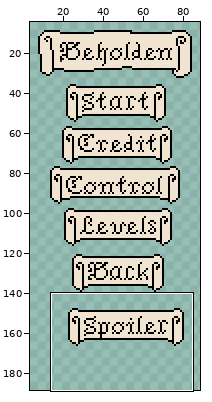
Two states of a pixel-art file, puzzle-platformer-game-jam/assets/Title/button_template.aseprite. The picture above shows the old version from afar; the outline marks the close-up.
Close-up. Before the commit:
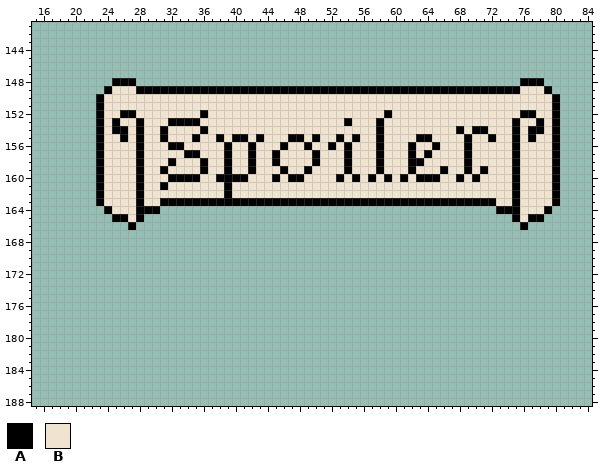
256x256 pixels, 1 frame. Shown: x 15..84, y 141..188. The old version is drawn lined up with the new one. The wide view leaves out empty margins.
Palette (. is transparent): A #000000  B #f0e4d1
Pixels before (only the part around the change), first column x 15:
141 ......................................................................
142 ......................................................................
143 ......................................................................
144 ......................................................................
145 ......................................................................
146 ......................................................................
147 ......................................................................
148 ..........AAA................................................AAA......
149 .........ABBBAAAAAAAAAAAAAAAAAAAAAAAAAAAAAAAAAAAAAAAAAAAAAAAABBBA.....
150 ........ABBBBBBBBBBBBBBBBBBBBBBBBBBBBBBBBBBBBBBBBBBBBBBBBBBBBBBBBA....
151 ........ABBBBBBBBBBBBBBBBBBBBBBBBBBBBBBBBBBBBBBBBBBBBBBBBBBBBBBBBA....
152 ........ABBAABBBBBBBBABBBBBBBBBBBBBBBBBBBBBBABBBBBBBBBBBBBBBBAABBA....
153 ........ABABBABBBAAAABBBBBBBBBBBBBBBBBBABBBABBBBBBBBBBBBBBBBABBABA....
154 ........ABAABABBABBBBABBBBBBBBBBBBBBBBBBBBBABBBBBBBBBABAABBBABAABA....
155 ........ABBABABBABBBABBABAABABBBAABABBABABBABBBBAABBBBABBABBABABBA....
156 ........ABBBBABBBAABBBBBABBABBBABBABBABABBBABBBABBABBBABBBBBABBBBA....
157 ........ABBBBABBBBBAABBBABBABBABBBBABBBABBBABBBABABBBBABBBBBABBBBA....
158 ........ABBBBABBBABBBABBABBABBABBBBABBBABBBABBBAABBBBBABBBBBABBBBA....
159 ........ABBBBABBABBBBABBABBABBBABBABBBBABBBABBBABBBABBABABBBABBBBA....
160 ........ABBBBABBBAAAABBAAAABBBABAABBBBABABABABABAAABBABABBBBABBBBA....
161 ........ABBBBABBABBBBBBBABBBBBBBBBBBBBBBBBBBBBBBBBBBBBBBBBBBABBBBA....
162 ........ABBBBABBBBBBBBBBABBBBBBBBBBBBBBBBBBBBBBBBBBBBBBBBBBBABBBBA....
163 ........ABBBBABBAAAAAAAAAAAAAAAAAAAAAAAAAAAAAAAAAAAAAAAAAABBABBBBA....
164 .........ABBBAAA..........................................AAABBBA.....
165 ..........AABA..............................................ABAA......
166 ............A................................................A........
167 ......................................................................
168 ......................................................................
169 ......................................................................
170 ......................................................................
171 ......................................................................
172 ......................................................................
173 ......................................................................
174 ......................................................................
175 ......................................................................
176 ......................................................................
177 ......................................................................
178 ......................................................................
179 ......................................................................
180 ......................................................................
181 ......................................................................
182 ......................................................................
183 ......................................................................
184 ......................................................................
185 ......................................................................
186 ......................................................................
187 ......................................................................
188 ......................................................................
Now the later version:
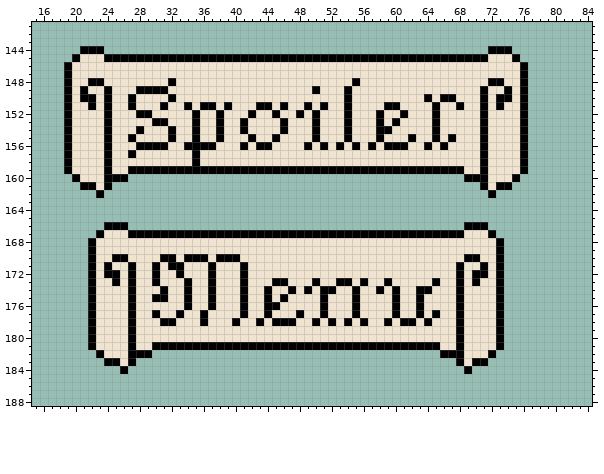
From old to new:
whole drawing moved by -79,-10 (the old picture is shown already moved)
Changed rows in their new state; - is an unchanged pixel.
first column x 19:
144 --AAA------------------------------------------------AAA------
145 -ABBBAAAAAAAAAAAAAAAAAAAAAAAAAAAAAAAAAAAAAAAAAAAAAAAABBBA-----
146 ABBBBBBBBBBBBBBBBBBBBBBBBBBBBBBBBBBBBBBBBBBBBBBBBBBBBBBBBA----
147 ABBBBBBBBBBBBBBBBBBBBBBBBBBBBBBBBBBBBBBBBBBBBBBBBBBBBBBBBA----
148 ABBAABBBBBBBBABBBBBBBBBBBBBBBBBBBBBBABBBBBBBBBBBBBBBBAABB-..--
149 ABABB--------BBBBBBBBBBBBBBBBBB-BBB-BBBBBBBBBBBBBBBB-BB-BA...-
150 ABAABA--A----A---------------------A---------A-AA---A-AA-A....
151 ABBABA--A---A--A-AA-A---AA-A--A-A--A----AA----A--A--A-A--A....
152 ABBBBA-BBAA-----AB-A---A--A--A-A---A---AB-A---A-----A-----....
153 ABBBBAB--B-AABBB---A--A----A---A---------A----A-----A---BA....
154 ABBBBABB----BA--AB-A--A----A---A---A----A-----A--B-B----BA....
155 ABBBBA-BAB--BA-------BBAB-A-BB----BAB------ABBA-A-B-AB--BA....
156 ABBBBA----AAABBAAAA-B-ABAA-B----ABABA-ABAAAB-ABA--B-A---BA....
157 ABBBBA--AB-----B----B--B--B----B---B---B---B-B----B-A---BA....
158 ABBBBA---B---B--AB--B--B--B----B---B---B---BB-----B-A---BA....
159 ABBBBA--A-AA-AAAA-AA-AA-AAA-AA-AAAA-AAA-AAA-AAA-AAB-----BA....
160 -ABBBAAA..........................................A-A----.....
161 --AABA..............................................A-AA......
162 -----................................................A........
163 ----..........................................................
164 -----.......------------------------------------------.......-
165 ------....----------------------------------------------....--
166 -----AAA.-----------------------------------------AAA----.----
167 ----ABBBAAAAAAAAAAAAAAAAAAAAAAAAAAAAAAAAAAAAAAAAAABBBA--------
168 ---ABBBBBBBBBBBBBBBBBBBBBBBBBBBBBBBBBBBBBBBBBBBBBBBBBBA-------
169 ---ABBBBBBBBBBBBBBBBBBBBBBBBBBBBBBBBBBBBBBBBBBBBBBBBBBA-------
170 ---ABBAABBBBAABAAABAAABBBBBBBBBBBBBBBBBBBBBBBBBBBBAABBA-------
171 ---ABABBABBABAABBBABBBABBBBBBBBBBBBBBBBBBBBBBBBBBABBABA-------
172 ---ABAABABBABBABBBABBBABBBBBBBBBBBBBBBBBBBBBBBBBBABAABA-------
173 ---ABBABABBABBBABBABBBABBBAABBBABBAABABBABBBBBABBABABBA-------
174 ---ABBBBABBBABBABBABBBABBABBABABAABBABBABABBAABBBABBBBA-------
175 ---ABBBBABBAABBABBABBBABBABABBBBABBBABBBBABBABBBBABBBBA-------
176 ---ABBBBABBBBBBABBABBBABBAABBBBBABBBABBBBABBABBBBABBBBA-------
177 ---ABBBBABBABBABBABBBBABBABBBABBABBBABBBBABBABABBABBBBA-------
178 ---ABBBBABBBAABBBABBBABBABAAABBABABABABBABAABABBBABBBBA-------
179 ---ABBBBABBBBBBBBBBBBBBBBBBBBBBBBBBBBBBBBBBBBBBBBABBBBA-------
180 ---ABBBBABBBBBBBBBBBBBBBBBBBBBBBBBBBBBBBBBBBBBBBBABBBBA-------
181 ---ABBBBABBAAAAAAAAAAAAAAAAAAAAAAAAAAAAAAAAAAAABBABBBBA-------
182 ----ABBBAAA------------------------------------AAABBBA--------
183 -----AABA----------------------------------------ABAA---------
184 -------A------------------------------------------A-----------
Where, in picture pixels (left, top, right, bottom), the same in both close-ups:
changed: (64, 46, 560, 374)
